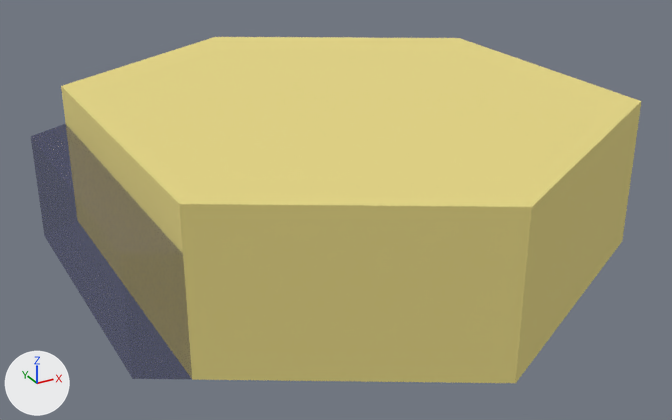
Two versions of the glTF model assets/models/glTF/HexCell_Beach_Connect_5.glb, one commit apart.
Camera for both pictures: a camera (50 mm lens) standing at (-1.393, -2.564, 1.136) and looking at (-0.012, -0.053, -0.119). The axes (+X, +Y, +Z) are drawn at lower left. The lights are the same throughout.

Before the edit, the objects in view are built like this:
```python
mat_water = principled_material('Water')
mat_water.base_color = (0.0267, 0.0216, 0.114)  # dark blue #2d285f
mat_water.roughness = 1.0
mat_water.alpha = 0.405
me_circle_029 = bpy.data.meshes.new('Circle.029')
me_circle_029.from_pydata(...)  # 18 vertices, 30 faces; spans x -0.87..0.87, y -1.0..1.0, z -0.25..0.25
# faces by material slot: [20, 10]
me_circle_029.materials.append(mat_sand)  # yellow #e7d886
me_circle_029.materials.append(mat_water)  # dark blue #2d285f
ob_hexcell_beach_connect_5 = bpy.data.objects.new('HexCell_Beach_Connect_5', me_circle_029)
ob_hexcell_beach_connect_5.location = (0.0, 0.0, 0.0)
```
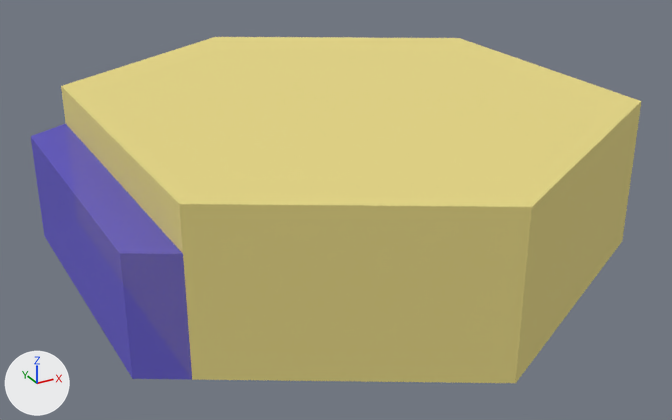
Location of each change, (x1, y1, x2, y2) in pixels of the pictures (672 x 420 px):
'HexCell_Beach_Connect_5', recoloured, surface changed: (31, 120, 195, 380) in both

The change, as a diff of the scene's bpy script:
```diff
--- a/assets/models/glTF/HexCell_Beach_Connect_5.glb.py
+++ b/assets/models/glTF/HexCell_Beach_Connect_5.glb.py
@@ mat_water @@
 mat_water = principled_material('Water')
-mat_water.base_color = (0.0267, 0.0216, 0.114)  # dark blue #2d285f
+mat_water.base_color = (0.133, 0.104, 0.669)  # blue #665bd6
 mat_water.roughness = 1.0
-mat_water.alpha = 0.405
+mat_water.alpha = 0.732
```
